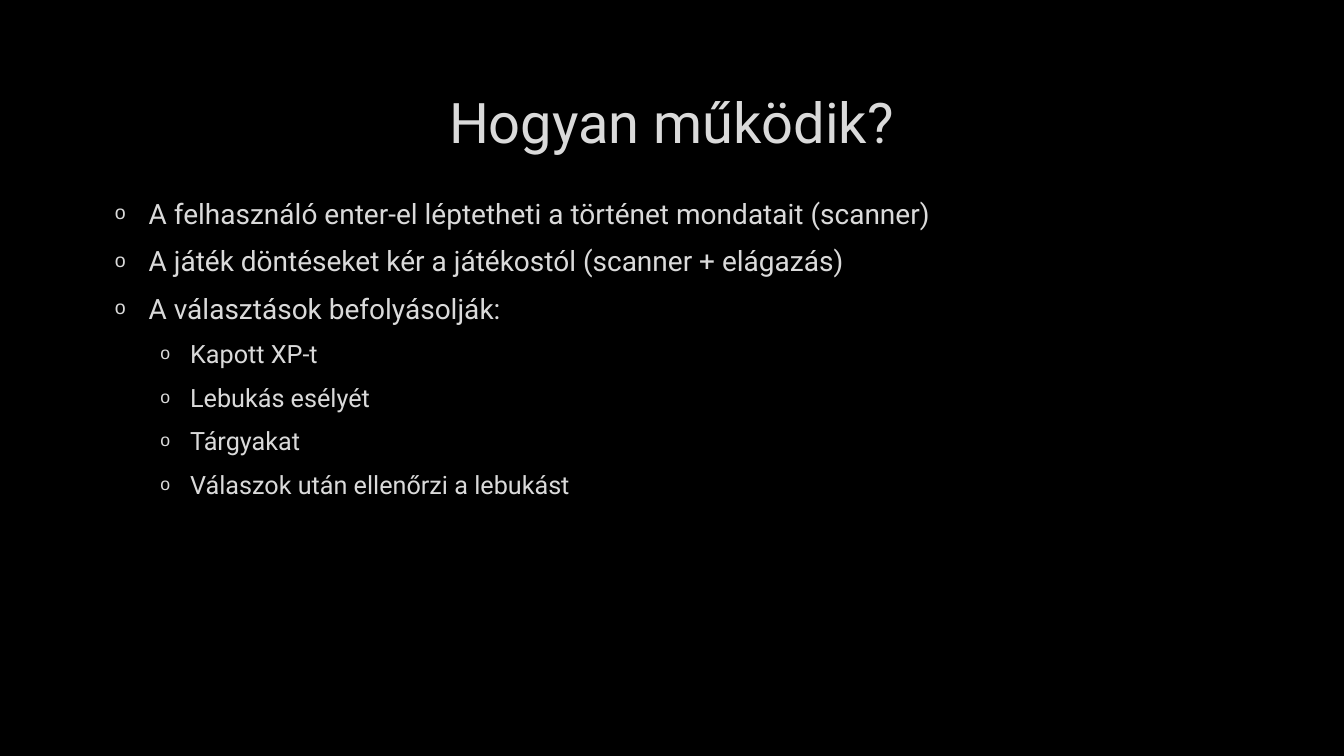
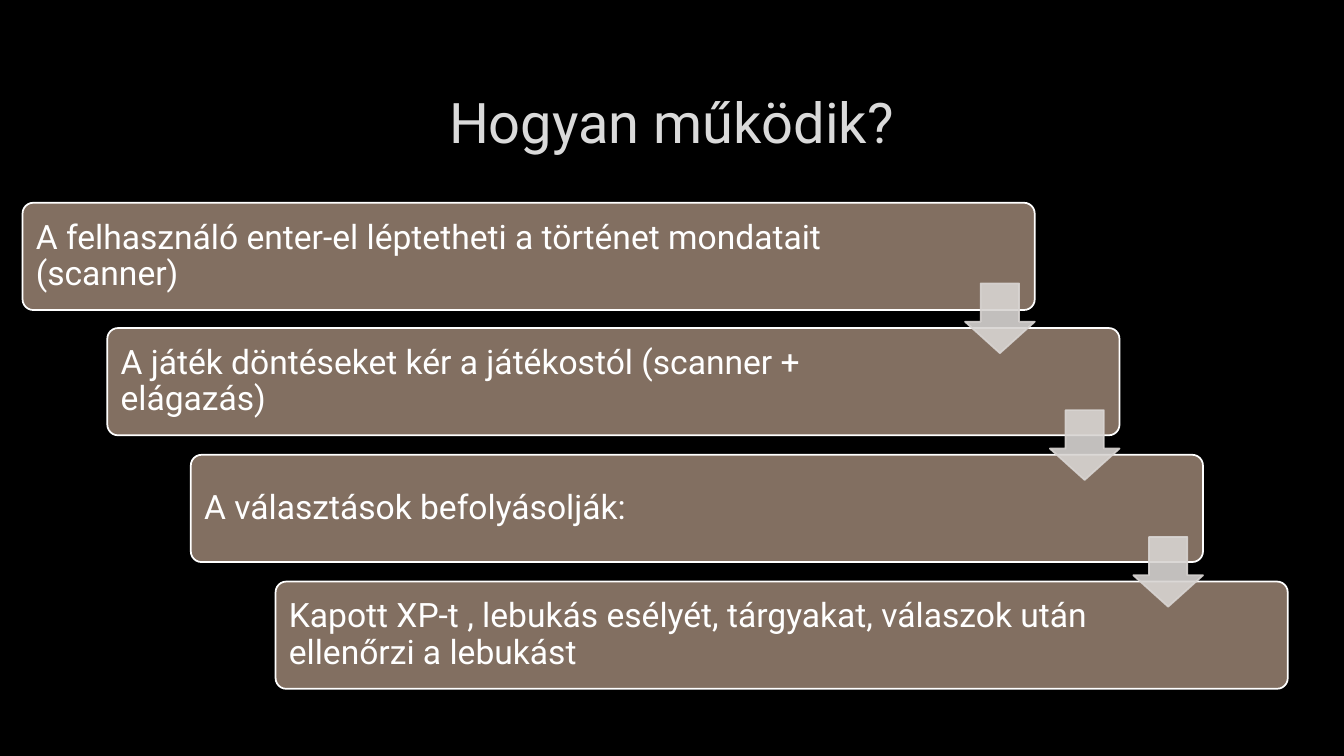
Before and after one commit to djkzea/java, a slide deck: slide 4 of projektmunka.pptx. Drawn at 1344x756 pixels with LibreOffice and Linux fonts; fonts in the diff are those of the drawing; background and template pictures are left out. Boxes give left, top, right and bottom in pixels: in the first picture for what was removed or moved away, otherwise in the second. Text is boxed around its words. In the diff, an @@ line names an element or a change of style, - is before the commit and + after.

```diff
--- a/projektmunka.pptx
+++ b/projektmunka.pptx
@@ text removed at [149, 202, 930, 495] @@
-o A felhasználó enter-el léptetheti a történet mondatait (scanner)
-o A játék döntéseket kér a játékostól (scanner + elágazás)
-o A választások befolyásolják:
-  o Kapott XP-t
-  o Lebukás esélyét
-  o Tárgyakat
-  o Válaszok után ellenőrzi a lebukást
@@ group added at [22, 203, 1288, 689]: 4 rounded rectangles, 4 texts, 3 down arrows @@
+A felhasználó enter-el léptetheti a történet mondatait (scanner)
+A játék döntéseket kér a játékostól (scanner + elágazás)
+A választások befolyásolják:
+Kapott XP-t , lebukás esélyét, tárgyakat, válaszok után ellenőrzi a lebukást
```
Also in this commit, not shown: 2 other slides changed, 2 slides removed.
